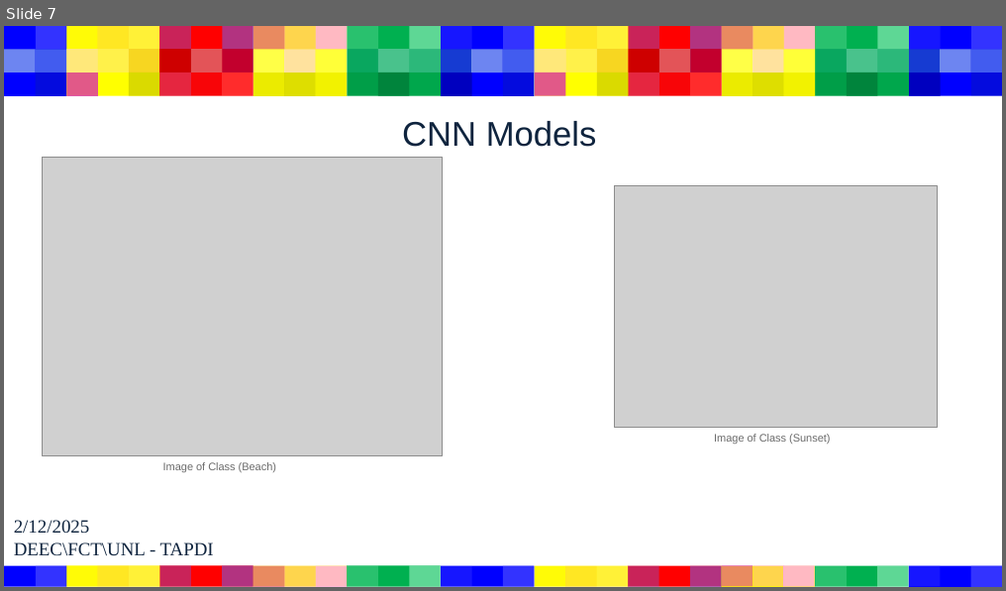
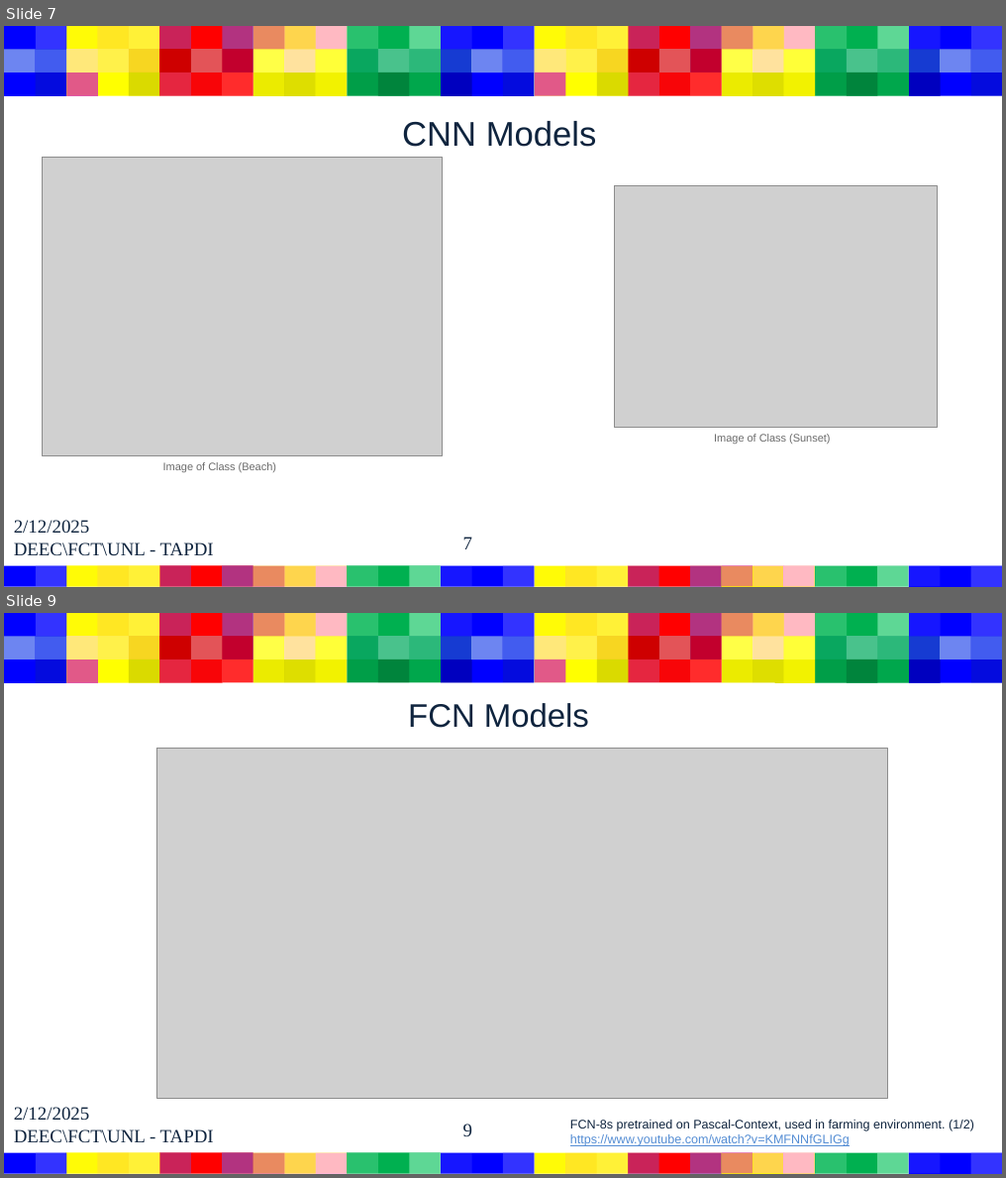
Before and after one commit to Filipe-Cavalheiro/TAPDI, a slide deck: Paper_Presentation.pptx. Shown one above the other, each under a label of ours: slide 7 before the commit, slides 7 and 9 after it; the slides between them are not shown. The pictures are 1006x591 and 1006x1178 pixels, drawn with LibreOffice and Linux fonts; fonts in the diff are those of the drawing; grey boxes stand for pictures. Boxes give left, top, right and bottom in pixels: in the first picture for what was removed or moved away, otherwise in the second. Text is boxed around its words. In the diff, an @@ line names an element or a change of style, - is before the commit and + after.

```diff
--- a/Paper_Presentation.pptx
+++ b/Paper_Presentation.pptx
@@ slide 9 added at bbox=[4, 613, 1002, 1174], background #FFFFFF; not listed: 131 template elements that a slide beside it also shows @@
@@ title added at bbox=[223, 682, 775, 747], fill #FFFFFF at 84% opacity, 31.4 pt, text #0F243E @@
+FCN Models
@@ picture added at bbox=[156, 748, 888, 1098] @@
@@ text added at bbox=[14, 1107, 214, 1144], 18 pt, text #0F243E @@
+2/12/2025
+DEEC\FCT\UNL - TAPDI
@@ page number added at bbox=[463, 1124, 472, 1137], 18 pt, text #0F243E @@
+9
@@ text added at bbox=[570, 1120, 974, 1147], 12 pt, text #0F243E @@
+FCN-8s pretrained on Pascal-Context, used in farming environment. (1/2)
+https://www.youtube.com/watch?v=KMFNNfGLIGg
@@ slide 7 changed as well @@
@@ page number added at bbox=[463, 537, 472, 550], 18 pt, text #0F243E @@
+7
```
Also in this commit, not shown: 14 other slides changed, 1 other file.
